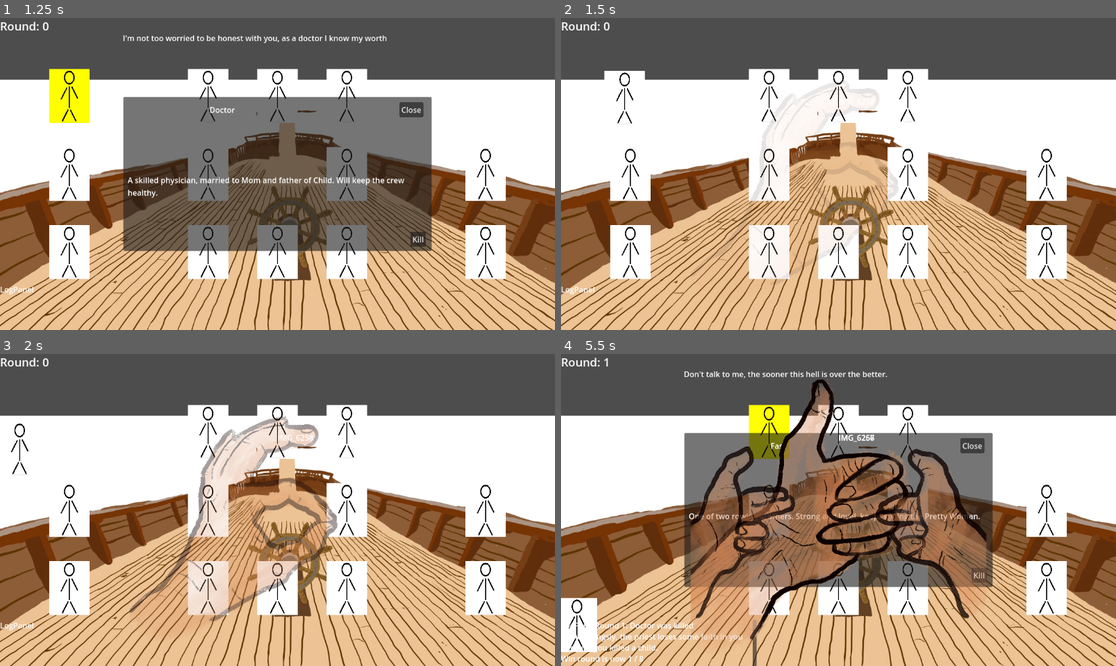
Above: before the commit, frames 1-4 (two rows, left to right).
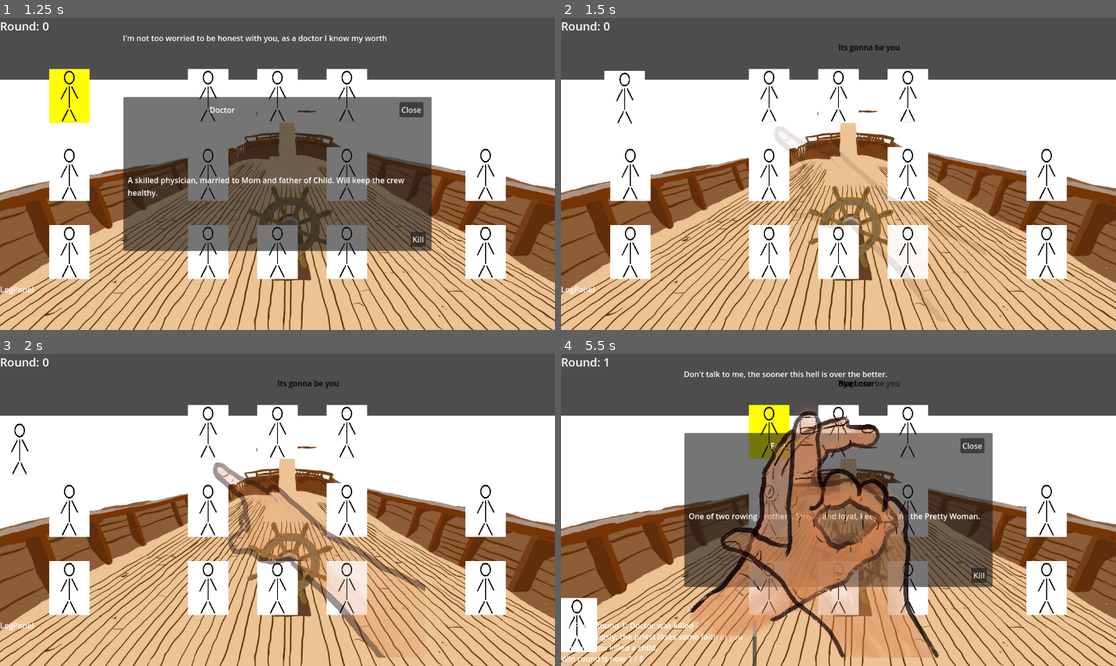
Above: after the commit, the same moments.

Repository: sajochems/Jamsepticeye
Game: Godot game, scene res://scenes/main.tscn
Two runs of this game, one before a commit and one after it. Both use one fixed random seed, a clock stepped at 60 frames per second and the inputs below.
Inputs (mouse positions are in pixels of both pictures, inside the frame that each line leads up to):
- Up to frame 1 (1.25 s): tap Enter at 0.5 s; move the mouse to (66, 96) at 0.52 s; click (66, 96) at 0.67 s
- Up to frame 2 (1.5 s): click "Kill" at 1.25 s
- Up to frame 3 (2 s): no input
- Up to frame 4 (5.5 s): move the mouse to (627, 510) at 2.02 s; click (627, 510) at 2.17 s; click "Kill" at 2.75 s; move the mouse to (627, 588) at 3.52 s; click (627, 588) at 3.67 s; click "Kill" at 4.25 s; move the mouse to (771, 432) at 5.02 s; click (771, 432) at 5.17 s

Frame 1 is identical in both runs. In frame 2, 1.4% of the frame differs, in the area x 27-77%, y 8-98%; in frame 3, 9.3%; in frame 4, 24%, in the area x 23-77%, y 8-98%.

Commit message:
hands now with funny caption

Diff:
--- a/scripts/main.gd
+++ b/scripts/main.gd
@@ -226,8 +226,8 @@
 	# Optional text
 	var label = Label.new()
 	label.text = random_file.split(".")[0]
-	label.position = Vector2(get_viewport_rect().size.x/2, get_viewport_rect().size.y/4)
-	label.add_theme_color_override("font_color", Color.WHITE)
+	label.position = get_viewport_rect().size / 2 - Vector2(0, 275)
+	label.add_theme_color_override("font_color", Color.BLACK)
 	hand_container.add_child(label)
 
 	# Fade out and remove after animation
Renamed: assets/hands/IMG_6264.PNG -> assets/hands/Bye Bye!.PNG
Not shown, changed: assets/hands/Bye Bye!.PNG.import
Renamed: assets/hands/IMG_6256.PNG -> assets/hands/Bye Loser.PNG
Not shown, changed: assets/hands/Bye Loser.PNG.import
Renamed: assets/hands/IMG_6263.PNG -> assets/hands/Its gonna be you.PNG
Not shown, changed: assets/hands/Its gonna be you.PNG.import
Renamed: assets/hands/IMG_6261.PNG -> assets/hands/Love ya, bye!.PNG
Not shown, changed: assets/hands/Love ya, bye!.PNG.import
Renamed: assets/hands/IMG_6265.PNG -> assets/hands/Peace Out!.PNG
Not shown, changed: assets/hands/Peace Out!.PNG.import
Renamed: assets/hands/IMG_6257.PNG -> assets/hands/Pew Pew!.PNG
Not shown, changed: assets/hands/Pew Pew!.PNG.import
(and 10 more such lines)
